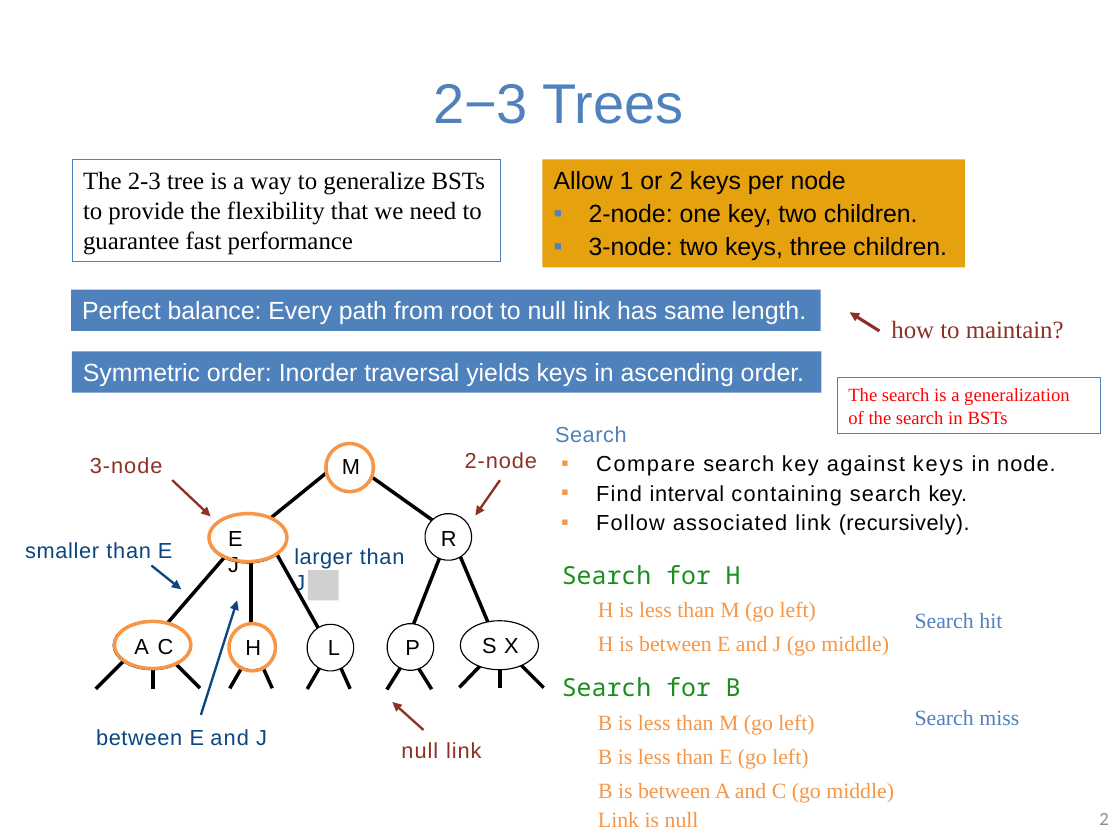
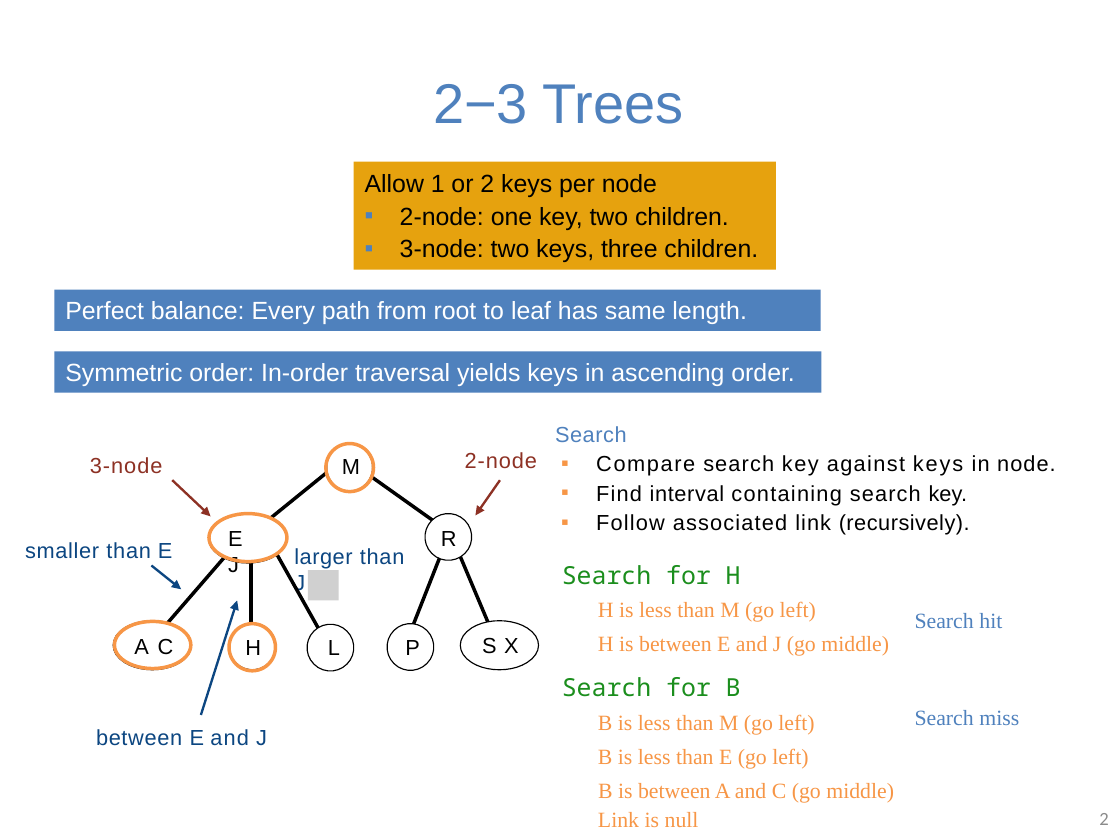
Before and after one commit to guhofstra/CSC111Fa25, a slide deck: slide 2 of PPTs/Lecture 10-2-3 trees B trees.pptx. Drawn at 1120x840 pixels with LibreOffice and Linux fonts; fonts in the diff are those of the drawing; grey boxes stand for pictures. Boxes give left, top, right and bottom in pixels: in the first picture for what was removed or moved away, otherwise in the second. Text is boxed around its words. In the diff, an @@ line names an element or a change of style, - is before the commit and + after.

```diff
--- a/PPTs/Lecture 10-2-3 trees B trees.pptx
+++ b/PPTs/Lecture 10-2-3 trees B trees.pptx
@@ rectangle removed at [72, 159, 500, 261] @@
-The 2-3 tree is a way to generalize BSTs to provide the flexibility that we need to guarantee fast performance
@@ rectangle "Allow 1 or 2 keys ...": place and size @@
-rectangle "Allow 1 or 2 keys ..." at [542, 159, 964, 267]
+rectangle "Allow 1 or 2 keys ..." at [354, 161, 776, 269]
@@ rectangle "Perfect balance: Every path from ...": place and size @@
-rectangle "Perfect balance: Every path from ..." at [72, 290, 821, 332]
+rectangle "Perfect balance: Every path from ..." at [55, 290, 821, 332]
@@ text in rectangle at [65, 301, 746, 324]: text changed @@
-Perfect balance: Every path from root to null link has same length.
+Perfect balance: Every path from root to leaf has same length.
@@ freeform shape removed at [850, 312, 880, 332] @@
@@ text removed at [891, 320, 1064, 339] @@
-how to maintain?
@@ rectangle "Symmetric order: In-order traversal yields ...": place and size @@
-rectangle "Symmetric order: In-order traversal yields ..." at [72, 352, 821, 393]
+rectangle "Symmetric order: In-order traversal yields ..." at [55, 352, 822, 393]
@@ text in rectangle at [65, 363, 794, 386]: text changed @@
-Symmetric order: Inorder traversal yields keys in ascending order.
+Symmetric order: In-order traversal yields keys in ascending order.
@@ rectangle removed at [838, 377, 1101, 433] @@
-The search is a generalization of the search in BSTs
@@ freeform shape removed at [95, 652, 132, 689] @@
@@ freeform shape removed at [153, 648, 153, 689] @@
@@ freeform shape removed at [230, 644, 255, 689] @@
@@ freeform shape removed at [256, 652, 273, 689] @@
@@ freeform shape removed at [307, 644, 333, 689] @@
@@ freeform shape removed at [334, 652, 351, 689] @@
@@ freeform shape removed at [386, 655, 408, 689] @@
@@ freeform shape removed at [410, 655, 431, 689] @@
@@ freeform shape removed at [459, 659, 487, 688] @@
@@ freeform shape removed at [500, 647, 500, 688] @@
@@ freeform shape removed at [507, 651, 544, 688] @@
@@ freeform shape removed at [171, 660, 199, 688] @@
@@ freeform shape removed at [392, 702, 423, 730] @@
@@ text removed at [401, 742, 481, 759] @@
-null link
```
Also in this commit, not shown: 12 other slides changed, 4 slides added, 1 slide removed, 13 other files.
